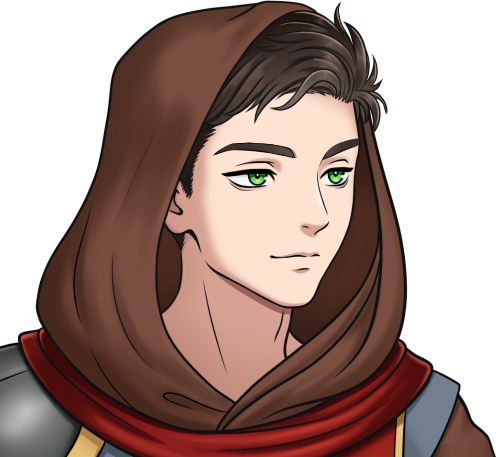
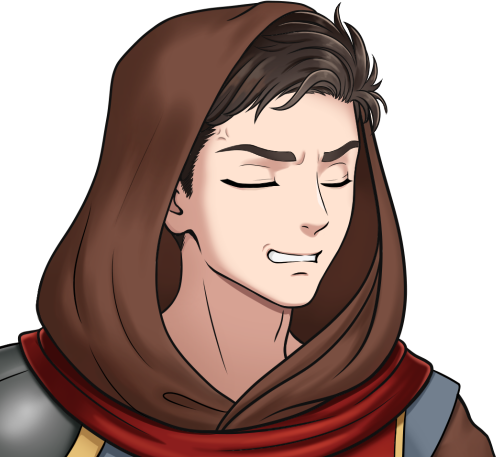
Comparing the layer stacks of the two 496×457 images. Changes:
added layer "snide" above "smile" over [214, 126, 360, 277]
renamed "base" to "smile", hid it, moved it above "angry", painted on it over [212, 126, 360, 277]
hid "neutral" over [212, 138, 360, 274]
added layer "base" over [212, 126, 360, 277]
